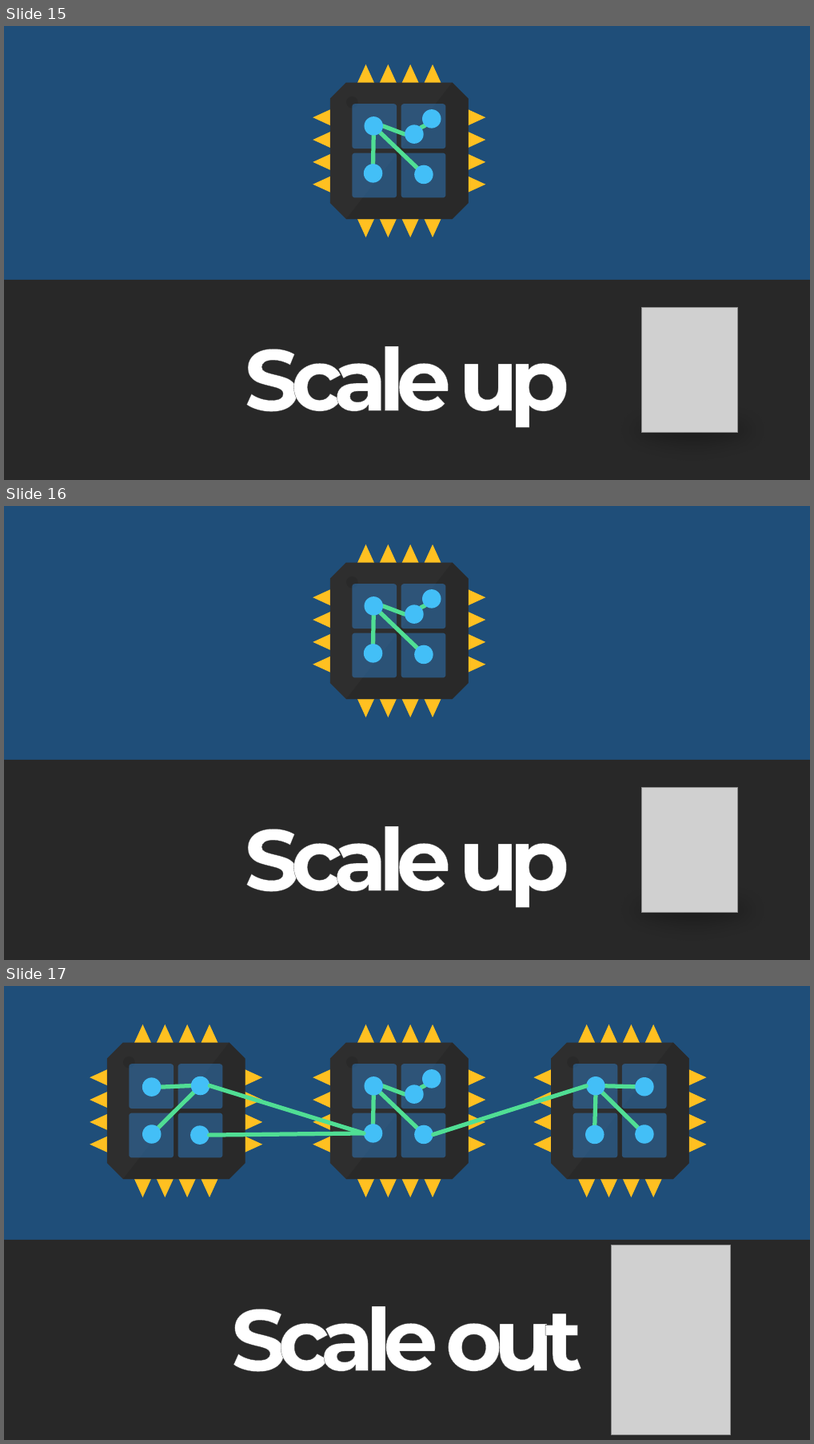
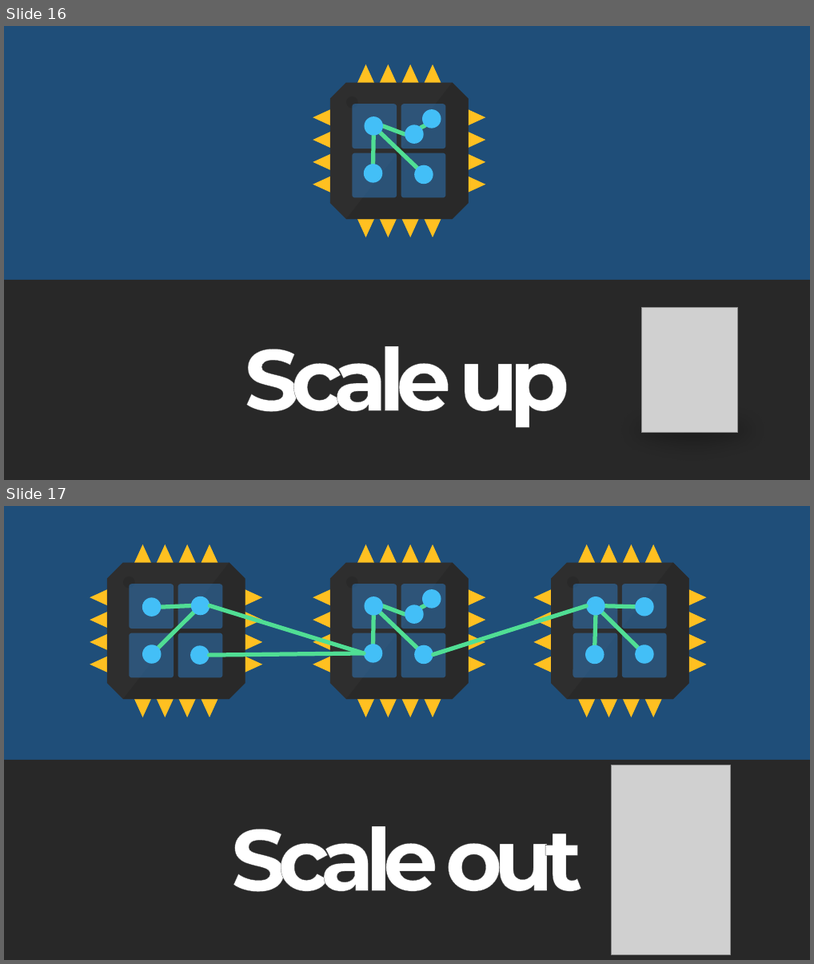
Before and after one commit to rogeralsing/Presentations, a slide deck: ProtoActor/QConSP/protoactor.pptx. Shown one above the other, each under a label of ours: slides 15, 16 and 17 before the commit, slides 16 and 17 after it. The pictures are 814x1444 and 814x964 pixels, drawn with LibreOffice and Linux fonts; fonts in the diff are those of the drawing; grey boxes stand for pictures. Boxes give left, top, right and bottom in pixels: in the first picture for what was removed or moved away, otherwise in the second. Text is boxed around its words. In the diff, an @@ line names an element or a change of style, - is before the commit and + after.

```diff
--- a/ProtoActor/QConSP/protoactor.pptx
+++ b/ProtoActor/QConSP/protoactor.pptx
@@ slide 16 removed at (4,506,810,960), background #1F4E79 @@
@@ freeform shape removed at (313,544,486,717) @@
@@ octagon removed at (330,562,469,699) @@
@@ freeform shape removed at (346,562,469,699) @@
@@ ellipse removed at (346,576,358,588) @@
@@ rounded rectangle removed at (353,584,398,629) @@
@@ ellipse removed at (365,596,383,616) @@
@@ rounded rectangle removed at (402,584,446,629) @@
@@ ellipse removed at (422,589,442,608) @@
@@ line removed from (374, 616) to (374, 644) @@
@@ line removed from (380, 612) to (417, 648) @@
@@ line removed from (405, 614) to (383, 606) @@
@@ ellipse removed at (405,604,424,624) @@
@@ line removed from (422, 608) to (425, 605) @@
@@ rounded rectangle removed at (353,633,398,678) @@
@@ ellipse removed at (364,644,382,663) @@
@@ rounded rectangle removed at (402,633,446,678) @@
@@ ellipse removed at (414,645,434,664) @@
@@ rectangle removed at (4,760,810,960) @@
@@ picture removed at (642,788,738,912) @@
@@ text removed at (245,826,570,908) @@
-Scale up
@@ ellipse removed at (591,874,794,947) @@
@@ what was slide 15 is now slide 16 @@
```
Also in this commit, not shown: 2 slides changed, 1 slide added, 9 other slides removed, 2 other files.
